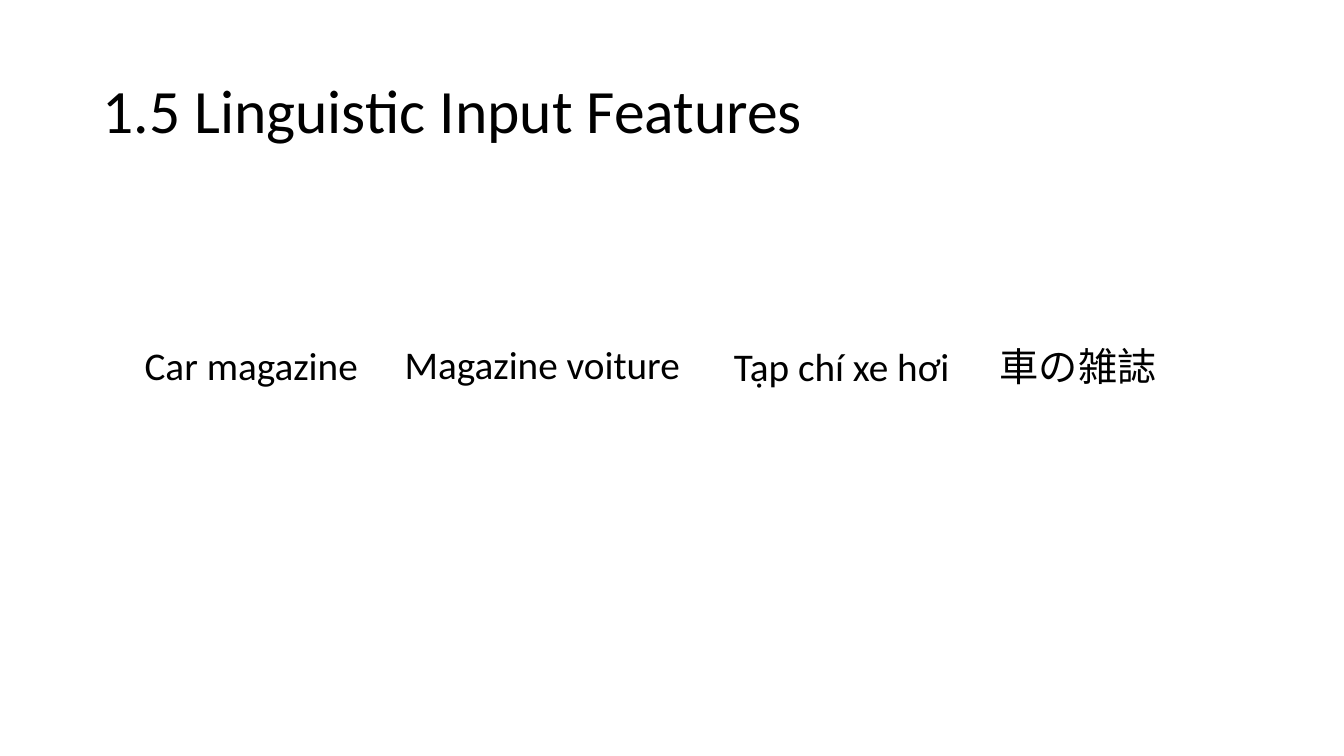
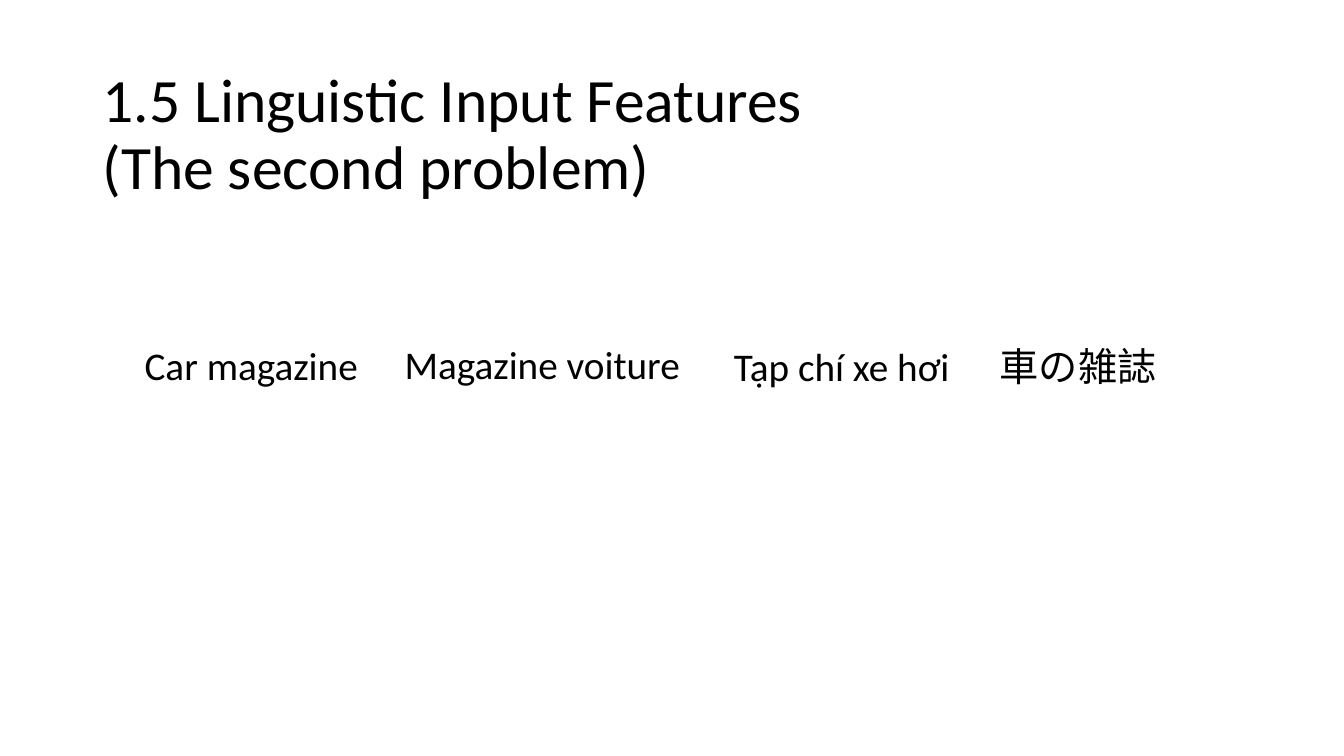
Before and after one commit to nguyenduyhanlam/PTXS-GTNN, a slide deck: slide 14 of encoder_decoder.pptx (slide 11 before the commit). Drawn at 1344x756 pixels with LibreOffice and Linux fonts; fonts in the diff are those of the drawing. Boxes give left, top, right and bottom in pixels: in the first picture for what was removed or moved away, otherwise in the second. Text is boxed around its words. In the diff, an @@ line names an element or a change of style, - is before the commit and + after.

```diff
--- a/encoder_decoder.pptx
+++ b/encoder_decoder.pptx
@@ title at <box>102,79,802,199</box>: text changed @@
-1.5 Linguistic Input Features
+1.5 Linguistic Input Features
+(The second problem)
```
Also in this commit, not shown: 4 other slides changed, 3 slides added, 2 other files.
